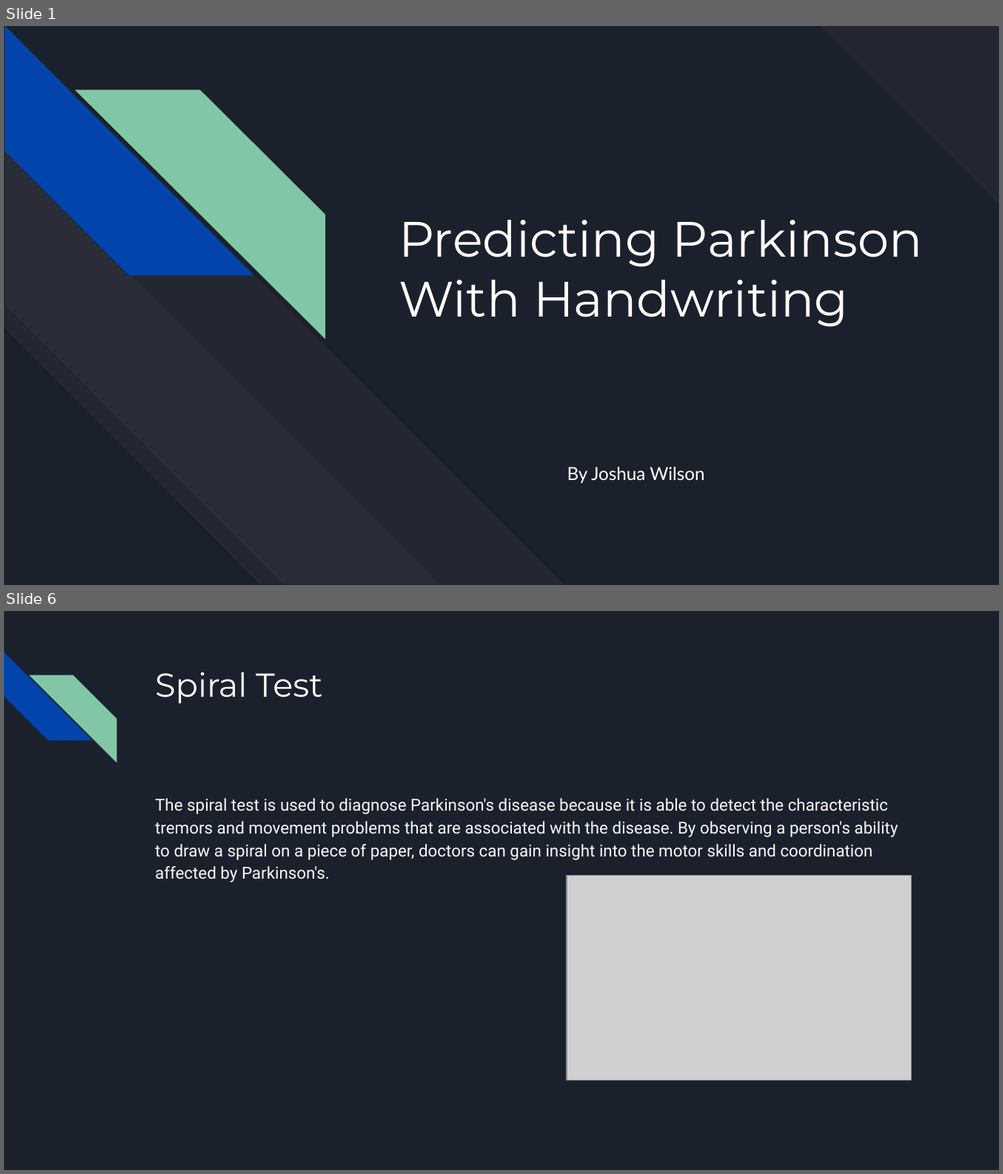
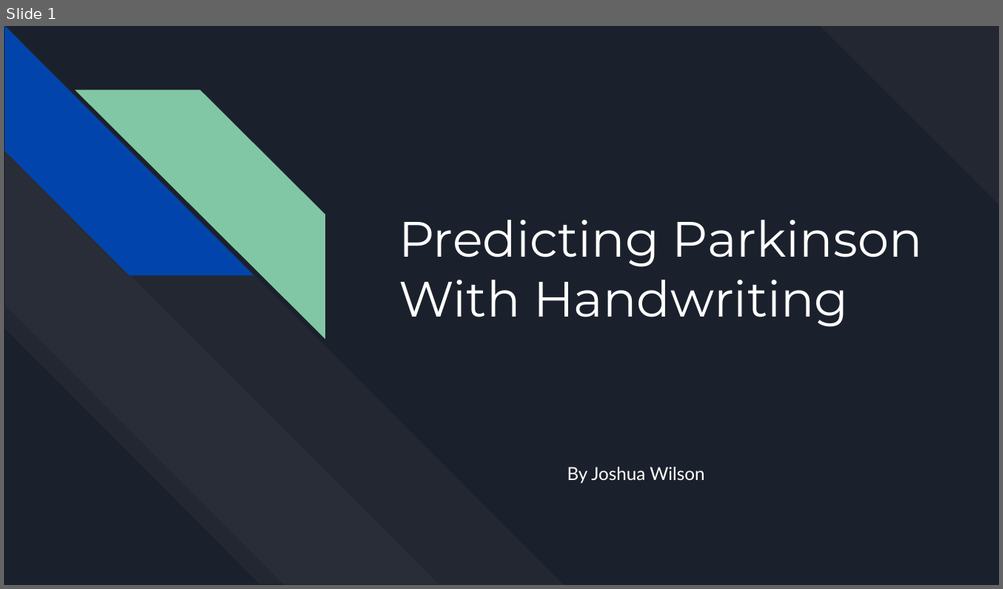
Before and after one commit to jwwils/Parkinsons_Data, a slide deck: Predicting Parkinson With Handwritting.pptx. Shown one above the other, each under a label of ours: slides 1 and 6 before the commit, slide 1 after it; the slides between them are not shown. The pictures are 1003x1174 and 1003x589 pixels, drawn with LibreOffice and Linux fonts; fonts in the diff are those of the drawing; grey boxes stand for pictures. Boxes give left, top, right and bottom in pixels: in the first picture for what was removed or moved away, otherwise in the second. Text is boxed around its words. In the diff, an @@ line names an element or a change of style, - is before the commit and + after.

```diff
--- a/Predicting Parkinson With Handwritting.pptx
+++ b/Predicting Parkinson With Handwritting.pptx
@@ slide 6 removed at (4, 611, 999, 1170), background #1B212C @@
@@ diag stripe removed at (4, 652, 91, 741) @@
@@ diag stripe removed at (29, 675, 116, 762) @@
@@ title removed at (155, 672, 322, 703) @@
-Spiral Test
@@ text removed at (155, 798, 898, 883) @@
-The spiral test is used to diagnose Parkinson's disease because it is able to detect the characteristic tremors and movement problems that are associated with the disease. By observing a person's ability to draw a spiral on a piece of paper, doctors can gain insight into the motor skills and coordination affected by Parkinson's.
@@ picture removed at (566, 876, 910, 1080) @@
```
Also in this commit, not shown: 8 slides added, 12 other slides removed.
